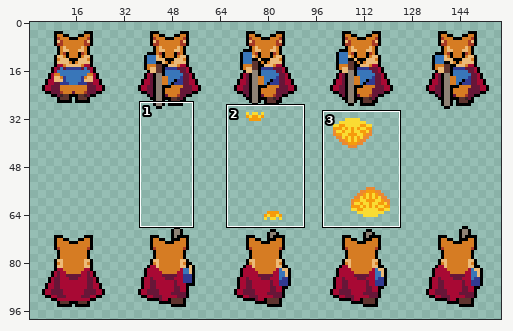
Two versions of one sprite sheet, core/assets/playersprites/player_musket_down&up_5.png. The picture above shows the old version from afar; the outline marks the close-up.
Close-up. Before the edit:
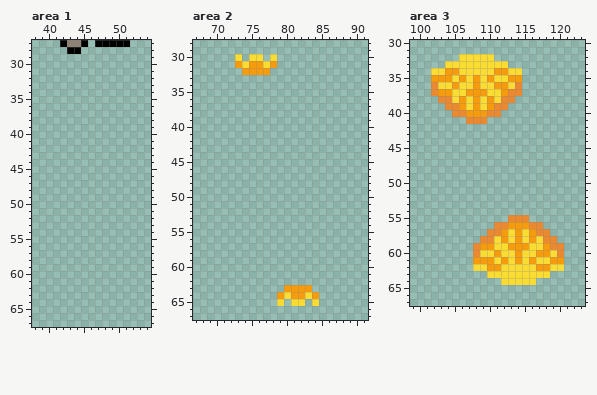
The file is 160x100 pixels. Shown: area 1: x 38..54, y 27..67; area 2: x 67..91, y 28..67; area 3: x 99..123, y 30..67. The wide view leaves out empty margins.
After the commit:
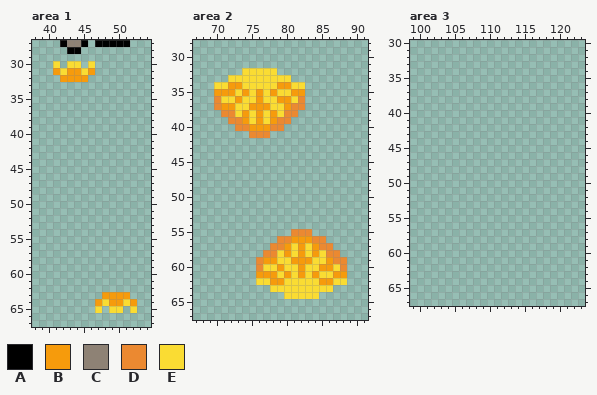
Palette (. is transparent): A #000000  B #f69b0c  C #8e8275  D #eb8931  E #fadc33
Diff:
Changed rows in their new state; - is an unchanged pixel.
Area 1:
first column x 41:
30 E-EE-E
31 BEBBEB
32 -BBBB-
first column x 47:
63 -BBBB-
64 BEBBEB
65 E-EE-E
Area 2:
first column x 70:
30 ---.-..-.----
31 ---......----
32 ----EEEEE----
33 --EEEEEEEEE--
34 EEBBEEEEEBBEE
35 BBBEBEBEBEEBB
36 DEEBEEBEEBBED
37 DBBEEBBBEEBDD
38 -DDEBEBEBEDD-
39 --DDBEBEBDD--
40 ---DDBBBDD---
41 -----DDD-----
first column x 76:
55 -----DDD-----
56 ---DDBBBDD---
57 --DDBEBEBDD--
58 -DDEBEBEBEDD-
59 DBBEEBBBEEBDD
60 DEEBEEBEEBBED
61 BBBEBEBEBEEBB
62 EEBBEEEEEBBEE
63 --EEEEEEEEE--
64 ---.-EE-E----
65 ---.-..-.----
Area 3:
first column x 102:
32 ----.....----
33 --.........--
34 .............
35 .............
36 .............
37 .............
38 -...........-
39 --.........--
40 ---.......---
41 -----...-----
first column x 108:
55 -----...-----
56 ---.......---
57 --.........--
58 -...........-
59 .............
60 .............
61 .............
62 .............
63 --.........--
64 ----.....----
Pixel boxes of the changes (left, top, right, bottom) in both close-ups:
added: (53, 61, 95, 82)
added: (95, 292, 137, 313)
changed: (214, 54, 305, 138)
changed: (256, 229, 347, 306)
erased: (431, 54, 522, 124)
erased: (473, 215, 564, 285)
